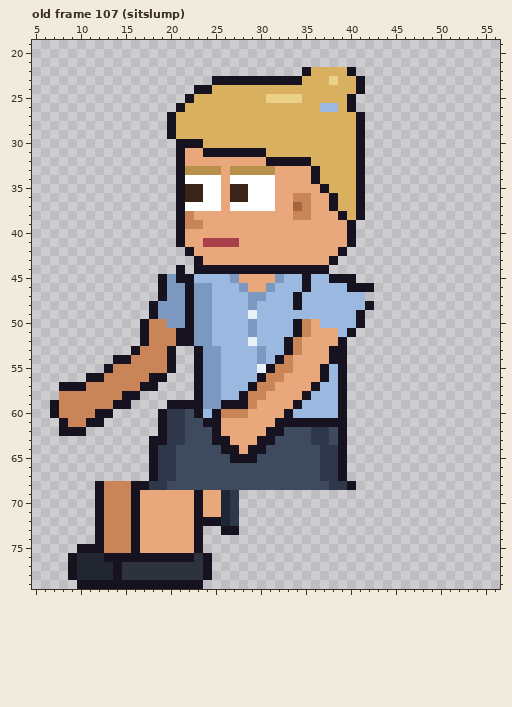
Pixel-art file, stored at sprites/clients/client_paralegal_b_left_anim.aseprite. Above is the file before it was changed.
64x80 pixels, 129 frames. Colours within 5 levels of each other are drawn and written as one. Shown: old frame 107 (sitslump): x 5..56, y 19..79. The commit also changed other frames, which this record leaves out.
The same view after the edit:
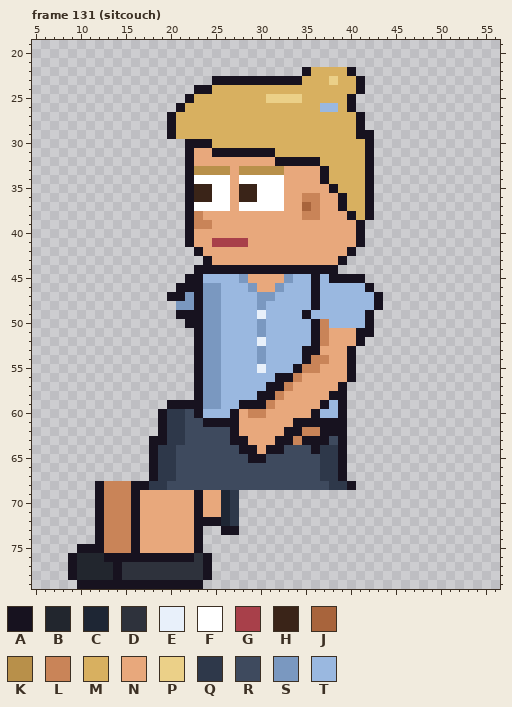
Palette (. is transparent): A #17121f  B #22262e  C #1e2634  D #2e323c  E #e8f0fa  F #ffffff  G #a8404a  H #3a2418  J #a8643c  K #b8904a  L #c98458  M #d8b060  N #e8a87c  P #ebd088  Q #2e384a  R #3e4a5e  S #7a98c0  T #9ab8e0
A new or re-ordered frame is compared with the old frame closest to it.
What changed:
frames 129 -> 135
Changed rows in their new state; - is an unchanged pixel.
Frame 131 (sitcouch) is new; against old frame 107 (sitslump):
first column x 7:
29 -----------------------------------A-
30 --------------.--A----------------MA-
31 --------------.A-N------A---------MA-
32 --------------.A--------N----A----MA-
33 --------------.A---KN----K---NA---MA-
34 --------------.A---FN----F---NA---MA-
35 --------------.A-H-FN-H--F----NA--MA-
36 --------------.A-H-FN-H--F-N-L-NA-MA-
37 --------------.A---FN----F-NJL-NA-MA-
38 --------------.AL----------N-L--NAMA-
39 --------------.A-L---------------NA--
40 --------------.A-----------------NA--
41 --------------.A-N---G-----------NA--
42 ---------------.A---------------NA---
43 ----------------.A-------------NA----
44 --------------.----------------A-----
45 ------------...-A---TS---NS-TA----A--
46 ------------..A-A-S--TS-NS--TA---TT--
47 ------------.AASA-S---T-S--T-A-----TA
48 -----------...-SA-S---TS---T-A-----TA
49 -----------...A-A-S---TE----A-----TA-
50 ----------.....-A-S---TS---TTAL---TA-
51 ----------......A-S---TS---TTAL-NNAA-
52 ----------......A-S---TE--TTTAL-NNA--
53 ---------.....------------TTAA-NNA---
54 -------.......-----------TTTALLNNA---
55 ------........----------TTTALLNNNA---
56 ----.........----------TTAAL--NNNA---
57 -...........----------TTAAL--NNN-----
58 -.........-----------TTAAL--NNNA-----
59 .........----------TT-AAL--NNNA------
60 .......-----------TTANLL--NNNA-------
61 -.....-------------AA----NN----------
62 -...--------------RRA---NNAALLAA-----
63 ------------------RRAA-NNAALAAA------
64 -------------------RRA-NAA---A-------
65 --------------------RR-A-------------
